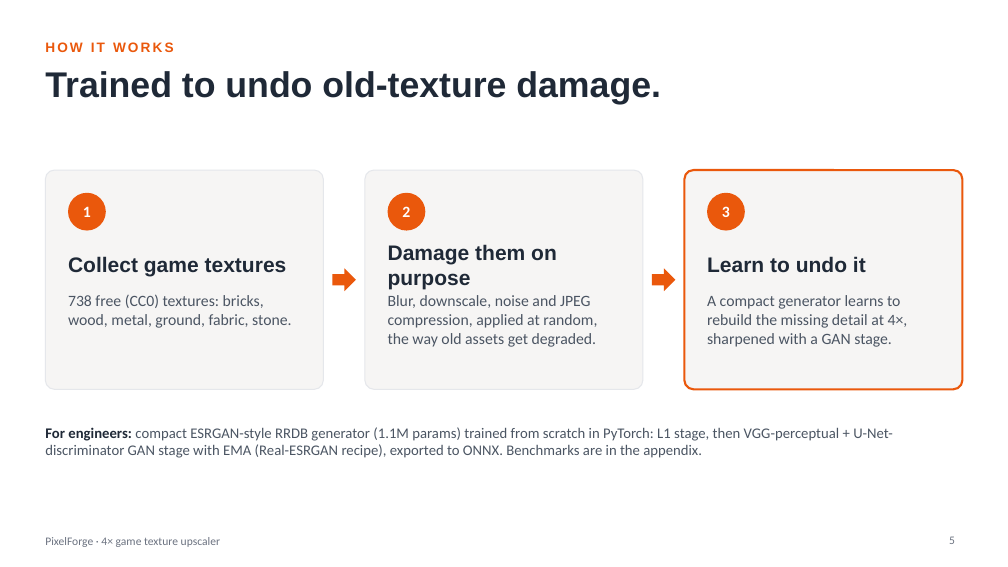
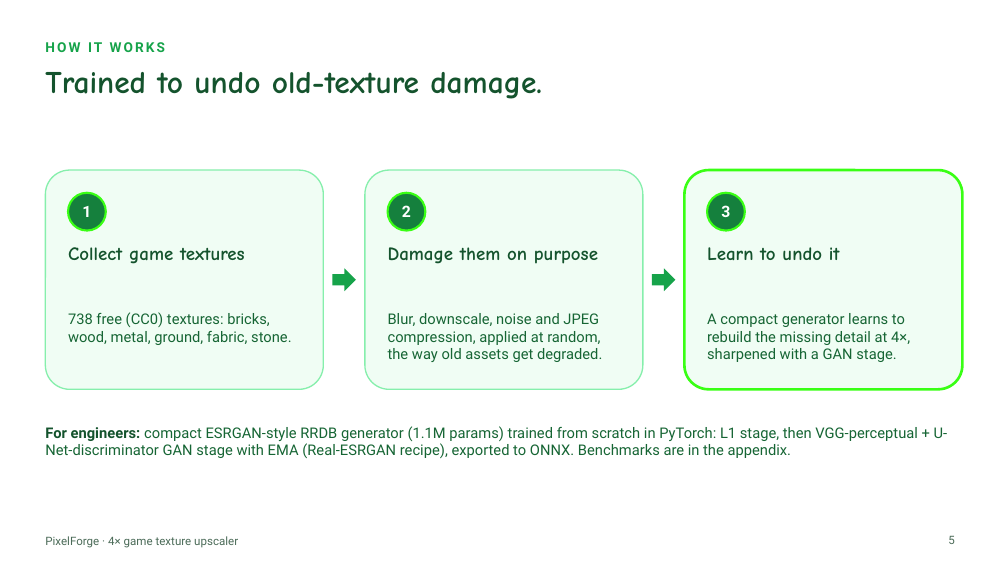
Before and after one commit to Priyanshu-Singh-git/pixelforge, a slide deck: slide 5 of presentation/deck.pptx. Drawn at 1008x567 pixels with LibreOffice and Linux fonts; fonts in the diff are those of the drawing. Boxes give left, top, right and bottom in pixels: in the first picture for what was removed or moved away, otherwise in the second. Text is boxed around its words. In the diff, an @@ line names an element or a change of style, - is before the commit and + after.

```diff
--- a/presentation/deck.pptx
+++ b/presentation/deck.pptx
@@ text "HOW IT WORKS" at bbox=[45, 42, 165, 52]: font Arial to Roboto, text colour #EA580C to #16A34A @@
@@ title "Trained to undo old-texture damage." at bbox=[45, 72, 542, 99]: size 34 to 30 pt, font Arial to Comic Neue, text colour #1F2937 to #14532D @@
@@ rounded rectangle at bbox=[45, 170, 324, 389]: fill #F6F5F4 to #F0FDF4; outline #E5E7EB 1 pt to #86EFAC 1.25 pt; proportions changed @@
@@ rounded rectangle at bbox=[365, 170, 644, 389]: fill #F6F5F4 to #F0FDF4; outline #E5E7EB 1 pt to #86EFAC 1.25 pt; proportions changed @@
@@ rounded rectangle at bbox=[684, 170, 963, 389]: fill #F6F5F4 to #F0FDF4; outline #EA580C 2 pt to #39FF14 2.5 pt; proportions changed @@
@@ font Calibri to Roboto in 3 elements at bbox=[82, 206, 91, 217], bbox=[402, 205, 411, 217], bbox=[721, 205, 730, 217] @@
@@ fill #EA580C to #15803D; outline none to #39FF14 2 pt in 3 elements at bbox=[68, 193, 106, 231], bbox=[388, 193, 426, 231], bbox=[707, 193, 745, 231] @@
@@ right arrow at bbox=[333, 268, 356, 291]: fill #EA580C to #16A34A @@
@@ right arrow at bbox=[652, 268, 675, 291]: fill #EA580C to #16A34A @@
@@ size 20 to 18 pt, font Arial to Comic Neue, text colour #1F2937 to #14532D; vertical alignment middle to top in 3 elements at bbox=[68, 247, 245, 264], bbox=[388, 247, 598, 264], bbox=[707, 247, 840, 261] @@
@@ text "738 free (CC0) textures: bricks, ...": place and size @@
-text "738 free (CC0) textures: bricks, ..." at bbox=[68, 294, 291, 328]
+text "738 free (CC0) textures: bricks, ..." at bbox=[68, 312, 291, 345]
@@ text "Blur, downscale, noise and JPEG ...": place and size @@
-text "Blur, downscale, noise and JPEG ..." at bbox=[388, 295, 597, 347]
+text "Blur, downscale, noise and JPEG ..." at bbox=[388, 313, 602, 362]
@@ size 15 to 14 pt, font Calibri to Roboto, text colour #4B5563 to #166534 in 3 elements at bbox=[68, 312, 291, 345], bbox=[388, 313, 602, 362], bbox=[707, 313, 910, 362] @@
@@ text "A compact generator learns to ...": place and size @@
-text "A compact generator learns to ..." at bbox=[707, 295, 908, 347]
+text "A compact generator learns to ..." at bbox=[707, 313, 910, 362]
@@ text "For engineers: compact ESRGAN-style RRDB ..." at bbox=[45, 426, 948, 458]: font Calibri to Roboto, text colour #4B5563 to #166534; text colour #1F2937 to #14532D in "For engineers:" @@
@@ text "PixelForge · 4× game texture ..." at bbox=[45, 536, 238, 548]: font Calibri to Roboto, text colour #6B7280 to #4B6B58 @@
@@ page number at bbox=[948, 536, 954, 544]: font Calibri to Roboto, text colour #6B7280 to #4B6B58 @@
```
Also in this commit, not shown: 8 other slides changed, 21 other files.
